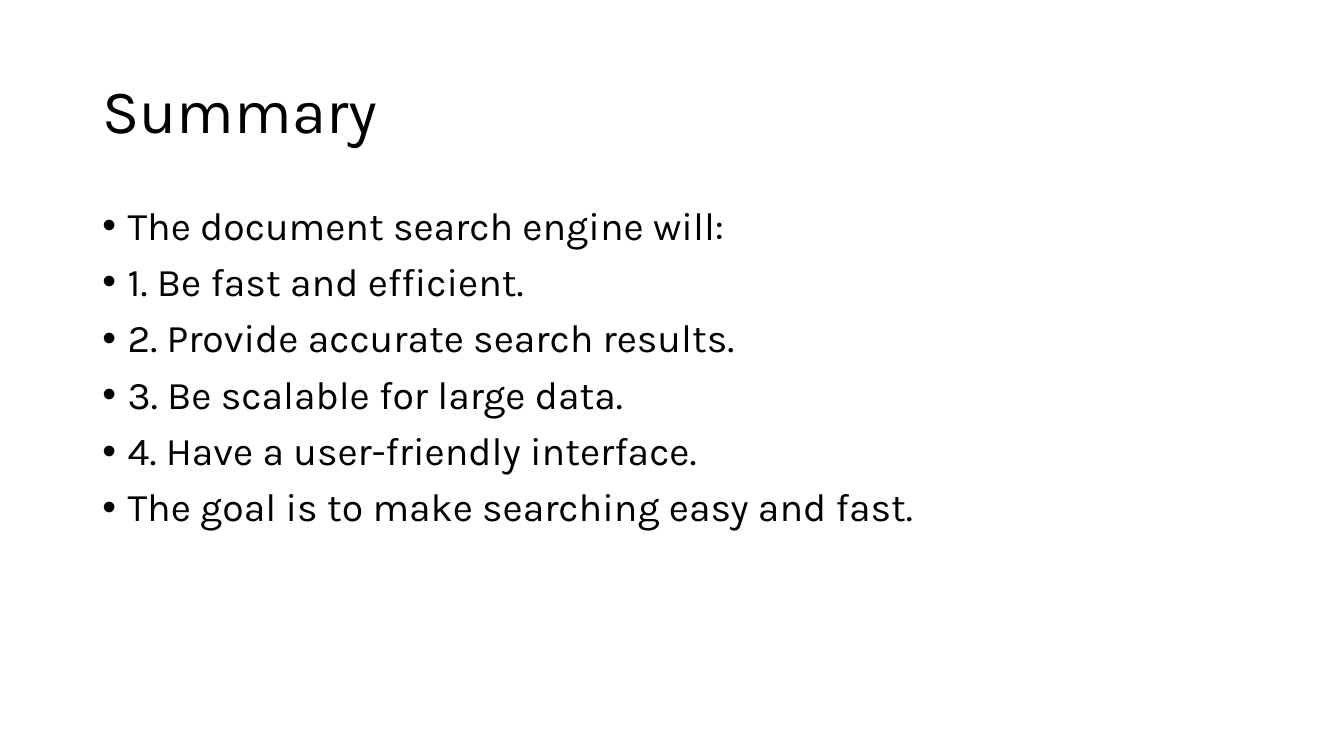
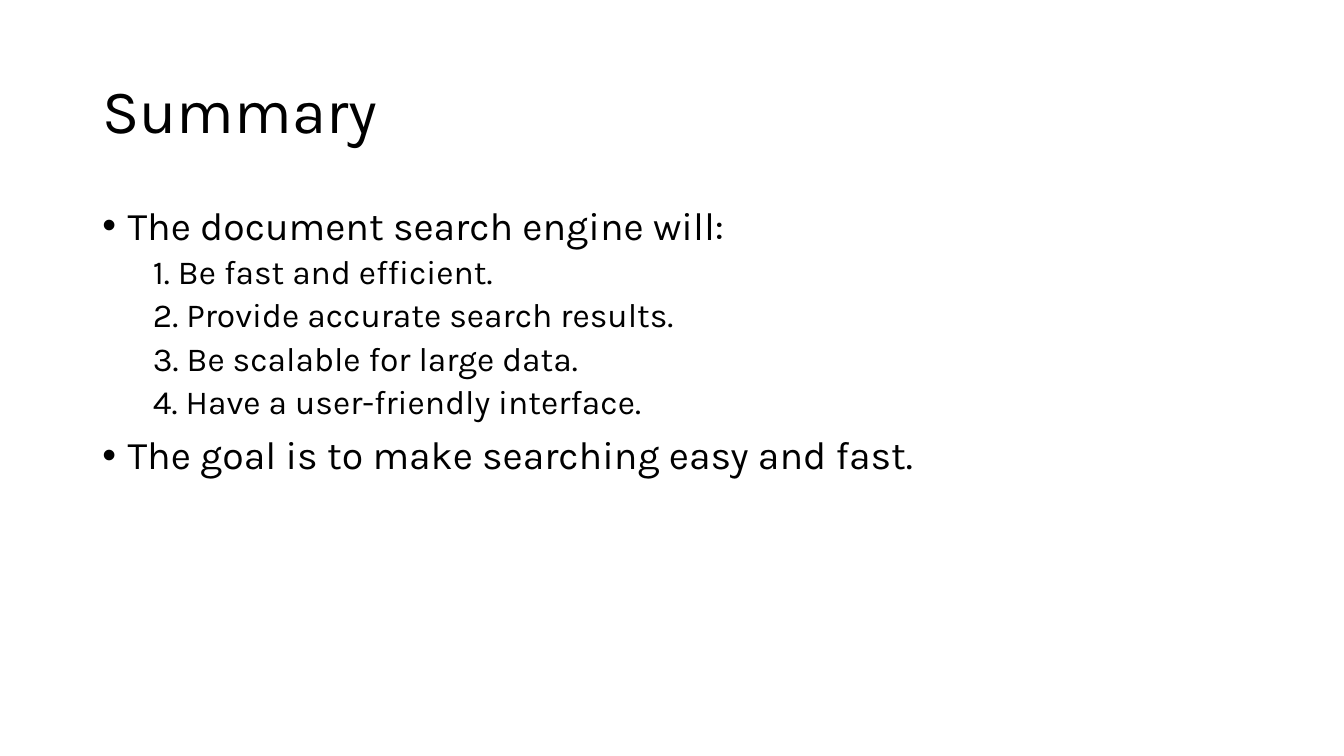
Before and after one commit to AbdulMateenzwl/Information-Retrieval, a slide deck: slide 9 of Assignment 1 (Document Search)/Document_Search_Engine_Feynman_Presentation.pptx (slide 8 before the commit). Drawn at 1344x756 pixels with LibreOffice and Linux fonts; fonts in the diff are those of the drawing. Boxes give left, top, right and bottom in pixels: in the first picture for what was removed or moved away, otherwise in the second. Text is boxed around its words. In the diff, an @@ line names an element or a change of style, - is before the commit and + after.

```diff
--- a/Assignment 1 (Document Search)/Document_Search_Engine_Feynman_Presentation.pptx
+++ b/Assignment 1 (Document Search)/Document_Search_Engine_Feynman_Presentation.pptx
@@ text at (153, 261, 673, 423): size 28 to 24 pt in "1. Be fast and efficient.", "2. Provide accurate search results.", "3. Be scalable for large data.", "4. Have a user-friendly interface."; bullet • to none; list level 1 to 2 in "1. Be fast and efficient."; list level 1 to 2 in "2. Provide accurate search results."; list level 1 to 2 in "3. Be scalable for large ..."; list level 1 to 2 in "4. Have a user-friendly interface." @@
```
Also in this commit, not shown: 4 other slides changed, 1 slide added, 25 other files.
